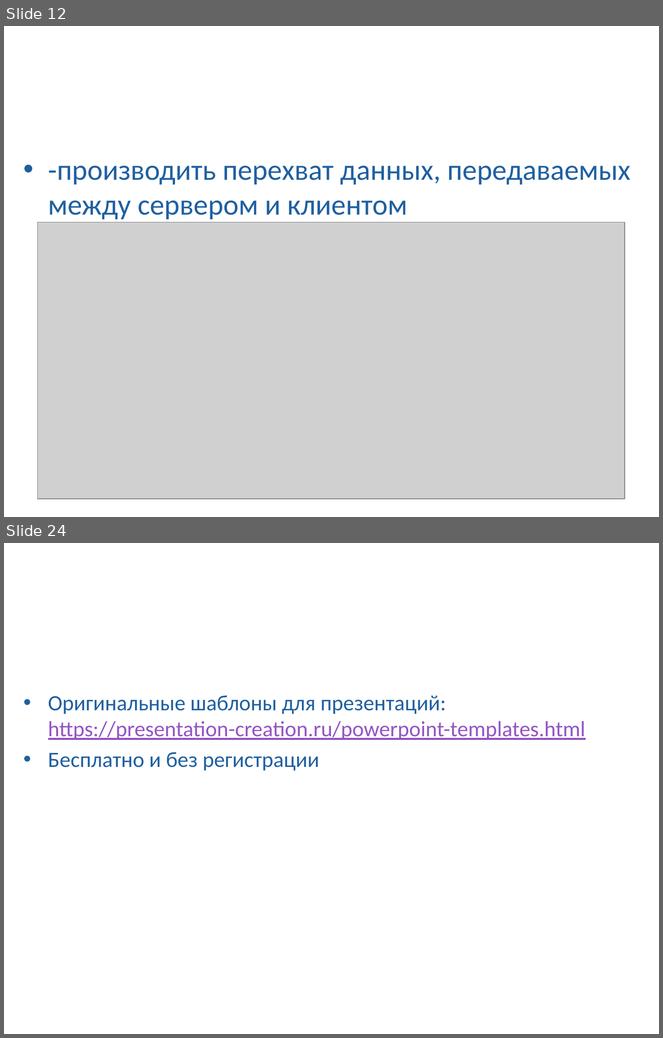
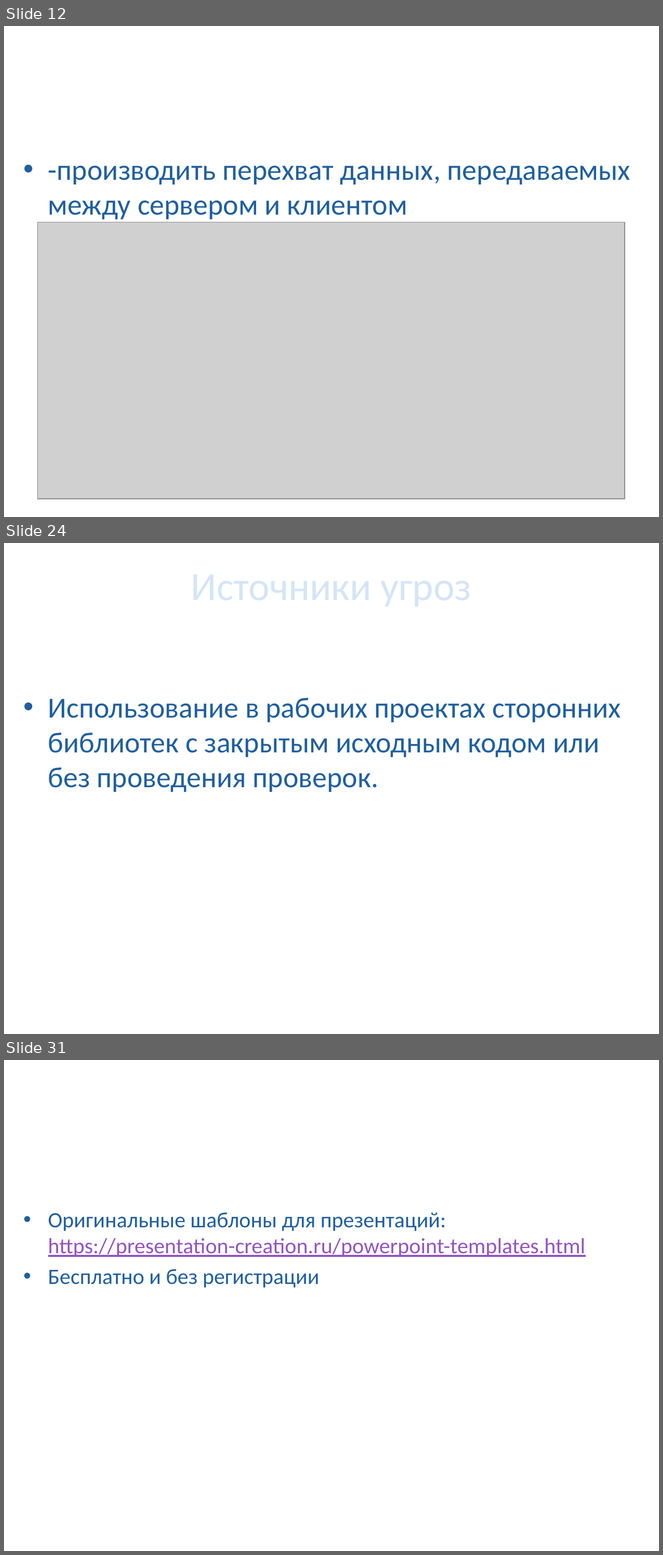
Before and after one commit to SkibaSAY/Doclad_Sniffers, a slide deck: Доклад_Снифферы.pptx. Shown one above the other, each under a label of ours: slides 12 and 24 before the commit, slides 12, 24 and 31 after it; the slides between them are not shown. The pictures are 663x1038 and 663x1555 pixels, drawn with LibreOffice and Linux fonts; fonts in the diff are those of the drawing; grey boxes stand for pictures; background and template pictures are left out. Boxes give left, top, right and bottom in pixels: in the first picture for what was removed or moved away, otherwise in the second. Text is boxed around its words. In the diff, an @@ line names an element or a change of style, - is before the commit and + after.

```diff
--- a/Доклад_Снифферы.pptx
+++ b/Доклад_Снифферы.pptx
@@ slide 24 added at (4, 543, 659, 1034), background picture (left out) @@
@@ text added at (88, 543, 575, 626), 44 pt, text #D4E5F7 @@
+Источники угроз
@@ text added at (48, 698, 621, 793), 32 pt, text #1F5FA0 @@
+• Использование в рабочих проектах сторонних библиотек с закрытым исходным кодом или без проведения проверок.
@@ what was slide 24 is now slide 31 @@
```
Also in this commit, not shown: 19 slides changed, 9 other slides added, 3 slides removed, 1 other file.
